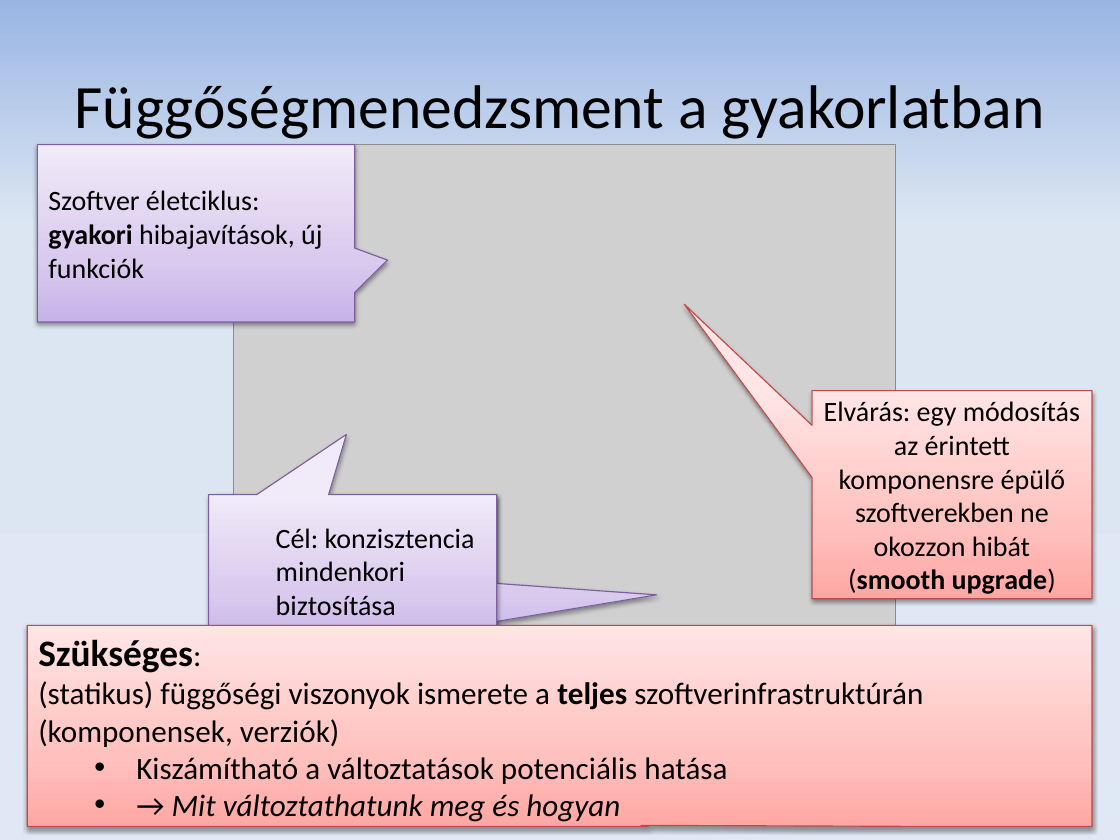
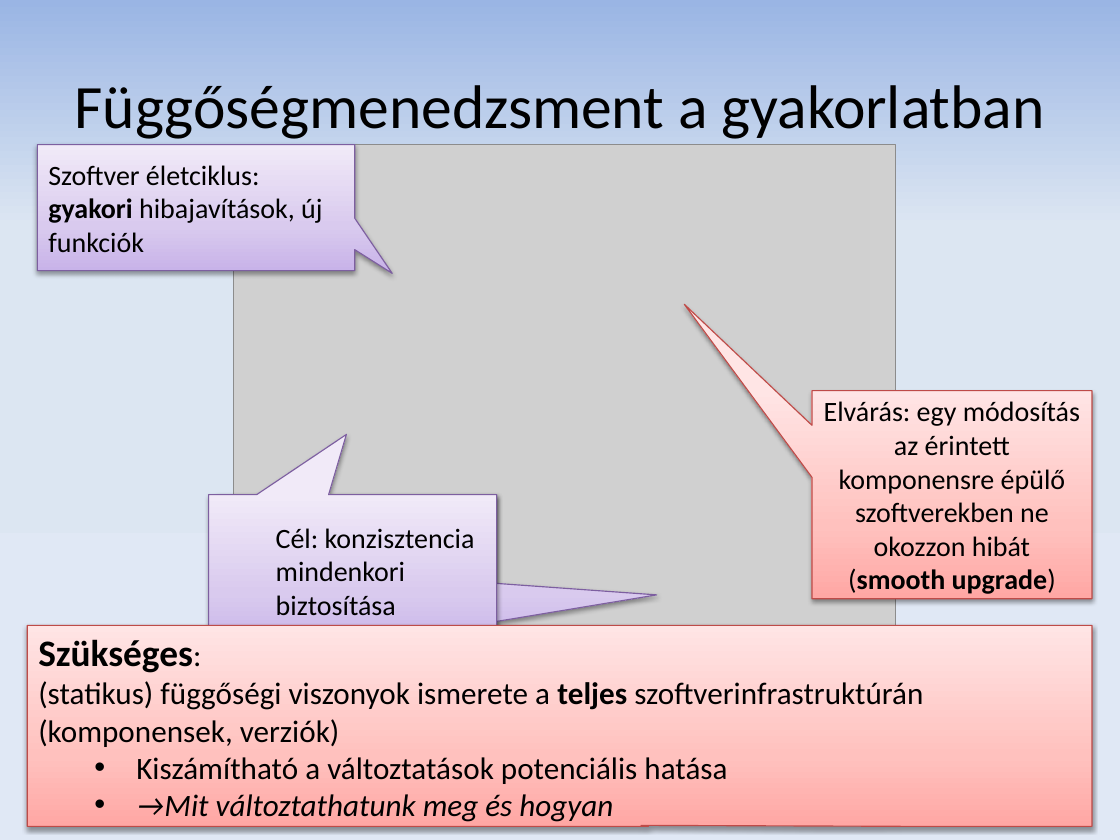
Before and after one commit to donat/incquery-deps, a slide deck: slide 3 of incquery-deps-thesis/presentation/zv_csikos_donat.pptx. Drawn at 1120x840 pixels with LibreOffice and Linux fonts; fonts in the diff are those of the drawing; grey boxes stand for pictures. Boxes give left, top, right and bottom in pixels: in the first picture for what was removed or moved away, otherwise in the second. Text is boxed around its words. In the diff, an @@ line names an element or a change of style, - is before the commit and + after.

```diff
--- a/incquery-deps-thesis/presentation/zv_csikos_donat.pptx
+++ b/incquery-deps-thesis/presentation/zv_csikos_donat.pptx
@@ speech box "Szoftver életciklus: gyakori hibajavítások, új ...": place and size @@
-speech box "Szoftver életciklus: gyakori hibajavítások, új ..." at <box>37,144,354,321</box>
+speech box "Szoftver életciklus: gyakori hibajavítások, új ..." at <box>37,144,354,270</box>
@@ speech box "Szoftver életciklus: gyakori hibajavítások, új ..." at <box>37,144,354,270</box>: proportions changed @@
@@ text in speech box at <box>136,794,613,822</box>: spaces changed @@
-  • → Mit változtathatunk meg és hogyan
+  • →Mit változtathatunk meg és hogyan
```
Also in this commit, not shown: 8 other slides changed.
